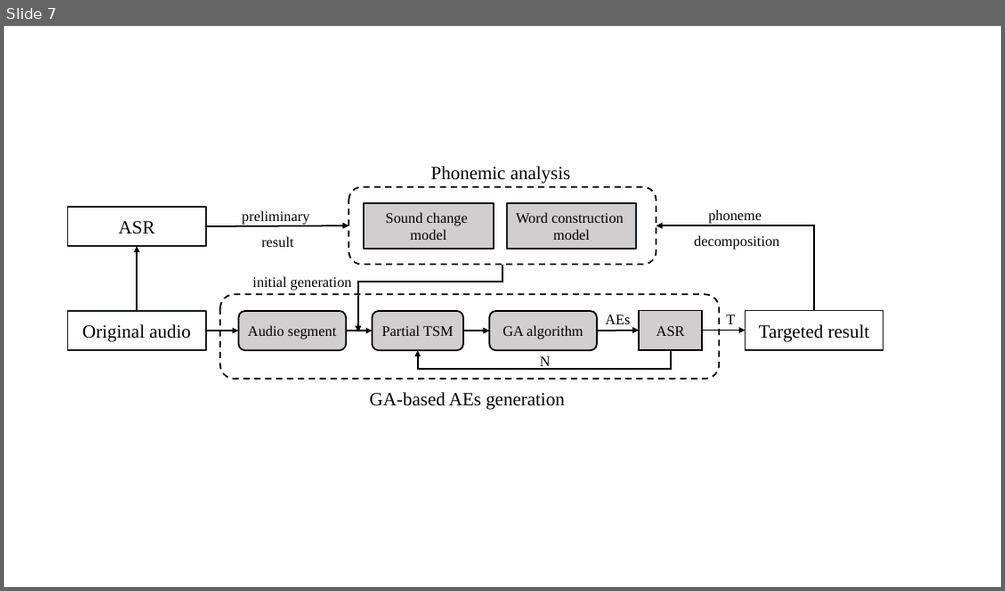
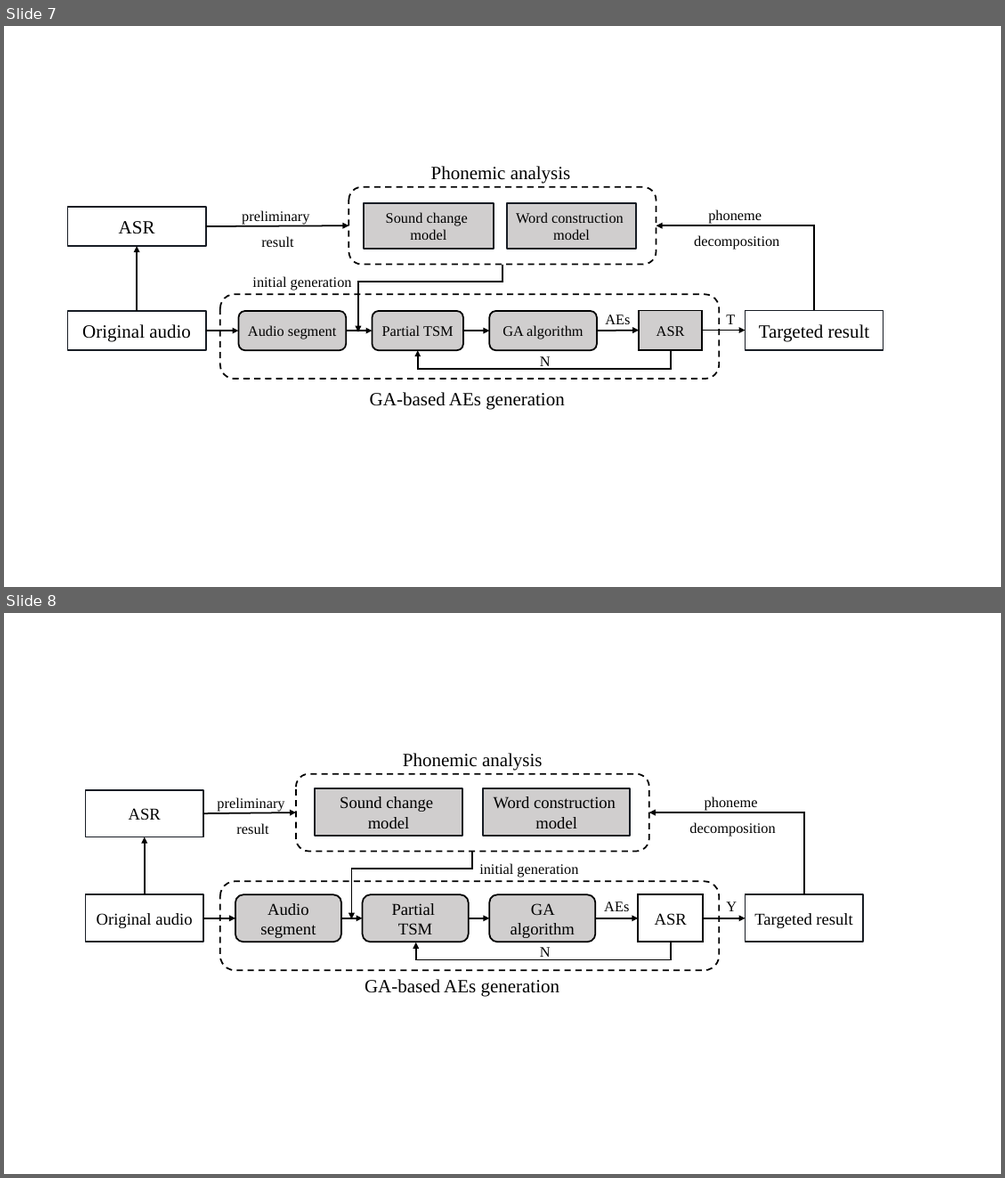
Before and after one commit to lchmoxing/audio_tsm_test, a slide deck: Figure/design/Design.pptx. Shown one above the other, each under a label of ours: slide 7 before the commit, slides 7 and 8 after it. The pictures are 1005x591 and 1005x1178 pixels, drawn with LibreOffice and Linux fonts; fonts in the diff are those of the drawing. Boxes give left, top, right and bottom in pixels: in the first picture for what was removed or moved away, otherwise in the second. Text is boxed around its words. In the diff, an @@ line names an element or a change of style, - is before the commit and + after.

```diff
--- a/Figure/design/Design.pptx
+++ b/Figure/design/Design.pptx
@@ slide 8 added at [4, 613, 1001, 1174], background #FFFFFF @@
@@ rectangle added at [86, 790, 202, 837], outline #181D24 1.5 pt, 16 pt, text #000000 @@
+ASR
@@ text added at [217, 797, 284, 834], 14 pt, text #000000 @@
+preliminary
+result
@@ group added at [296, 753, 648, 851]: 2 rectangles, 1 rounded rectangle, 1 text @@
+Phonemic analysis
+Sound change
+model
+Word construction
+model
@@ text added at [689, 796, 775, 836], 14 pt, text #000000 @@
+phoneme
+decomposition
@@ arrow added from (203, 813) to (296, 812), #000000 1.5 pt @@
@@ elbow arrow added from (804, 895) to (649, 812), #000000 1.5 pt @@
@@ arrow added from (145, 895) to (145, 837), #000000 1.5 pt @@
@@ elbow arrow added from (472, 852) to (352, 919), #000000 1.5 pt @@
@@ text added at [479, 863, 578, 877], 14 pt, text #000000 @@
+initial generation
@@ rectangle added at [86, 895, 202, 942], outline #181D24 1.5 pt, 16 pt, text #000000 @@
+Original audio
@@ rounded rectangle added at [220, 882, 719, 971], outline #000000 1.5 pt dashed @@
@@ rounded rectangle added at [235, 895, 341, 942], fill #D0CECE, outline #000000 1.5 pt, 16 pt, text #000000 @@
+Audio segment
@@ rounded rectangle added at [362, 895, 469, 942], fill #D0CECE, outline #000000 1.5 pt, 16 pt, text #000000 @@
+Partial
+TSM
@@ rounded rectangle added at [489, 895, 596, 942], fill #D0CECE, outline #000000 1.5 pt, 16 pt, text #000000 @@
+GA algorithm
@@ text added at [604, 901, 629, 911], 14 pt, text #000000 @@
+AEs
@@ rounded rectangle added at [638, 895, 704, 942], fill #FFFFFF, outline #000000 1.5 pt, 16 pt, text #000000 @@
+ASR
@@ text added at [726, 901, 736, 911], 14 pt, text #000000 @@
+Y
@@ rectangle added at [745, 895, 863, 942], outline #181D24 1.5 pt, 16 pt, text #000000 @@
+Targeted result
@@ arrow added from (203, 918) to (235, 918), #000000 1.5 pt @@
@@ arrow added from (341, 918) to (362, 918), #000000 1.5 pt @@
@@ arrow added from (469, 918) to (489, 918), #000000 1.5 pt @@
@@ arrow added from (596, 918) to (638, 918), #000000 1.5 pt @@
@@ arrow added from (704, 918) to (745, 918), #000000 1.5 pt @@
@@ elbow arrow added from (671, 941) to (416, 942), #000000 1.5 pt @@
@@ text added at [540, 947, 550, 960], 14 pt, text #000000 @@
+N
@@ text added at [364, 979, 559, 997], 18 pt, text #000000 @@
+GA-based AEs generation
```
Also in this commit, not shown: 1 other slide added, 7 other files.
